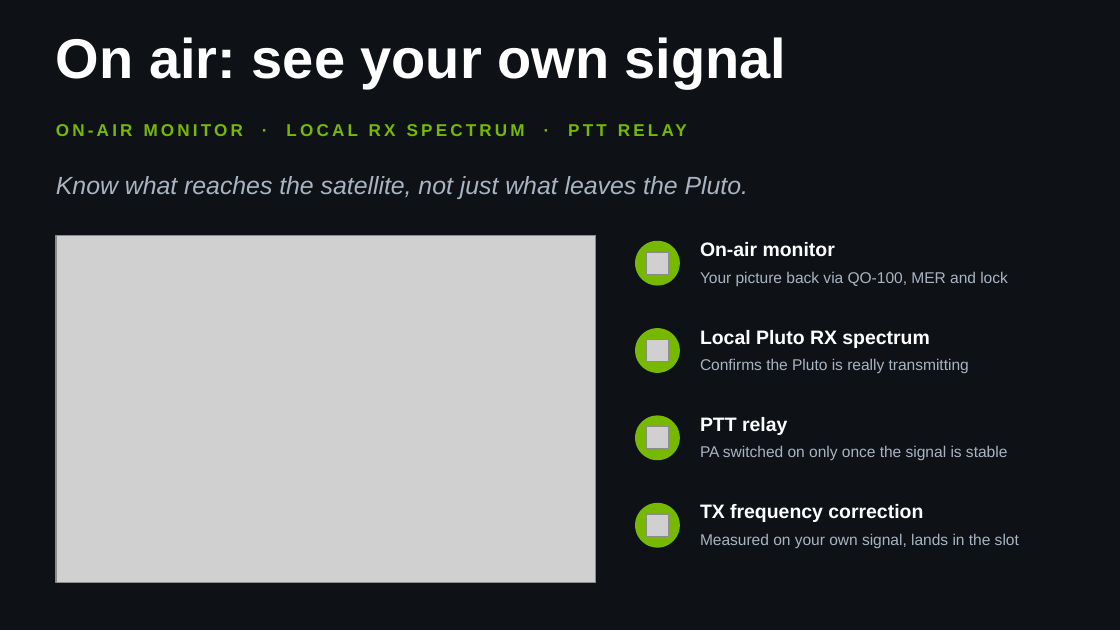
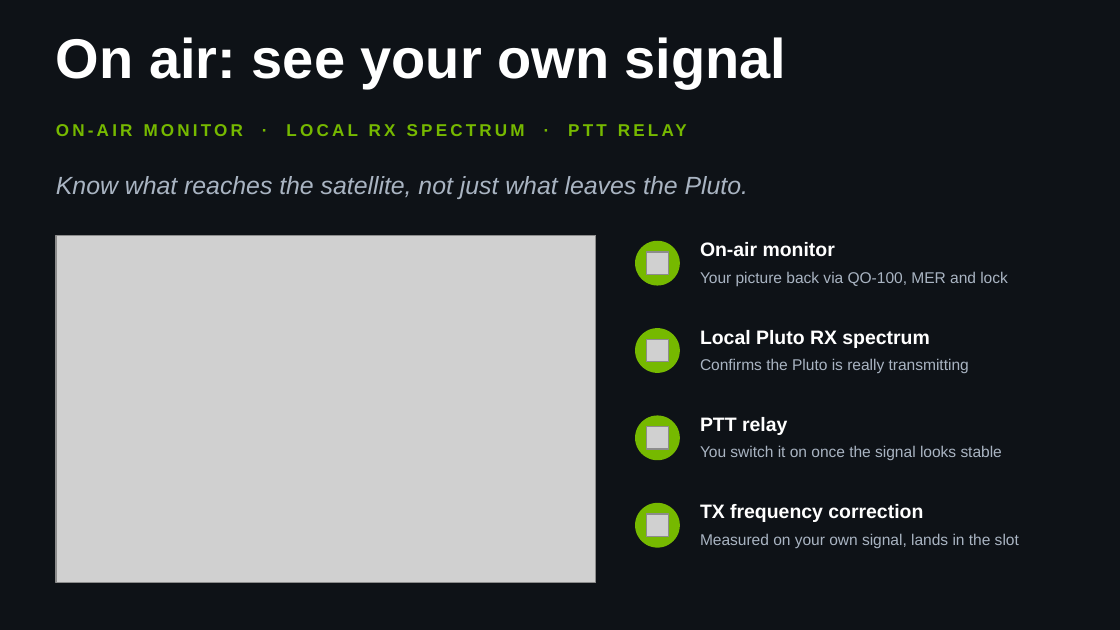
Before and after one commit to HB9IIU/HB9IIU-Jetson-DATV-transmitter, a slide deck: slide 6 of presentation/Jetson_DATV_presentation_v2.pptx. Drawn at 1120x630 pixels with LibreOffice and Linux fonts; fonts in the diff are those of the drawing; grey boxes stand for pictures. Boxes give left, top, right and bottom in pixels: in the first picture for what was removed or moved away, otherwise in the second. Text is boxed around its words. In the diff, an @@ line names an element or a change of style, - is before the commit and + after.

```diff
--- a/presentation/Jetson_DATV_presentation_v2.pptx
+++ b/presentation/Jetson_DATV_presentation_v2.pptx
@@ text at box(700, 445, 1002, 460): text changed @@
-PA switched on only once the signal is stable
+You switch it on once the signal looks stable
```
Also in this commit, not shown: 1 other file.
